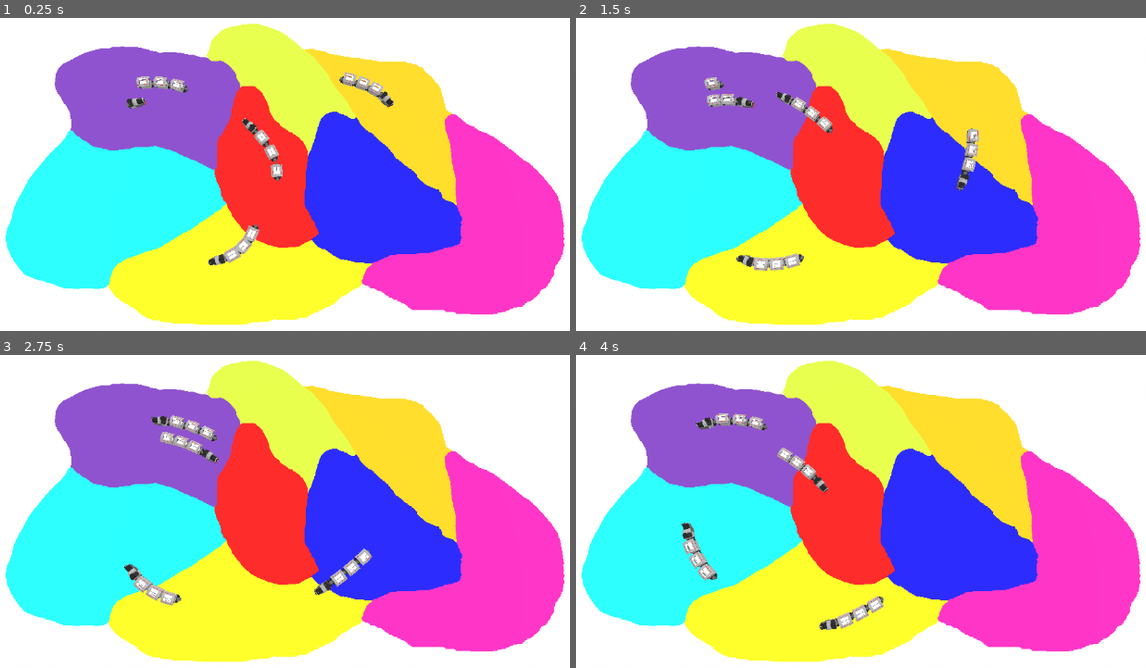
Above: before the commit, frames 1-4 (two rows, left to right).
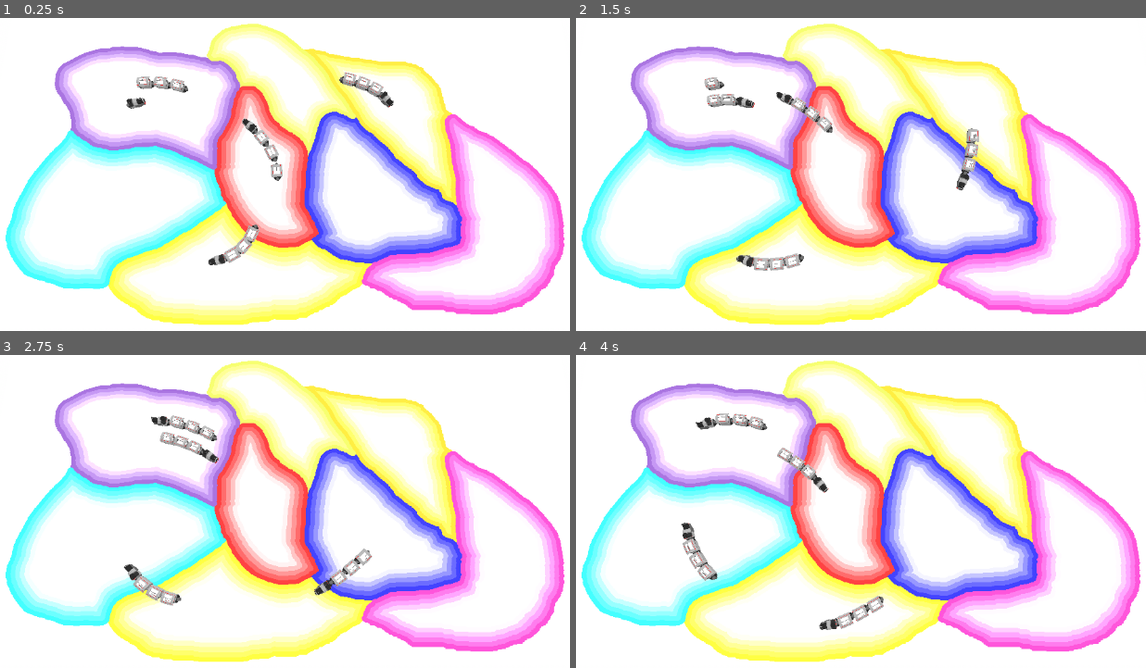
Above: after the commit, the same moments.

Repository: squirrelsoftcompany/LD54
Game: Godot game, scene res://_scenes/main.tscn
Two runs of this game, one before a commit and one after it. Both use one fixed random seed, a clock stepped at 60 frames per second and the inputs below.
Inputs (mouse positions are in pixels of both pictures, inside the frame that each line leads up to):
- Up to frame 1 (0.25 s): no input
- Up to frame 2 (1.5 s): move the mouse to (1026, 152) at 0.52 s; move the mouse to (712, 193) at 1.27 s
- Up to frame 3 (2.75 s): move the mouse to (359, 420) at 2.02 s
- Up to frame 4 (4 s): move the mouse to (826, 592) at 2.77 s; move the mouse to (1083, 574) at 3.52 s

The runs differ from the first frame. In frame 1, 62% of the frame differs, in the area x 1-100%, y 2-97%; in frame 2, 62%; in frame 3, 62%; in frame 4, 62%.

Commit message:
Main scene update with new "Map_Borders"

Diff:
--- a/_scenes/main.tscn
+++ b/_scenes/main.tscn
@@ -2,7 +2,7 @@
 
 [ext_resource type="PackedScene" uid="uid://bo70n755f56k8" path="res://_scenes/nodes/train_followpath.tscn" id="1_4b0xy"]
 [ext_resource type="PackedScene" uid="uid://fmcwxwu4ql6q" path="res://_scenes/nodes/main_camera.tscn" id="1_71qib"]
-[ext_resource type="PackedScene" uid="uid://6jqwm3841tt1" path="res://_scenes/nodes/map_brut.tscn" id="2_thhpo"]
+[ext_resource type="PackedScene" uid="uid://x60lnba3ki7c" path="res://_scenes/nodes/map_borders.tscn" id="3_10svt"]
 [ext_resource type="PackedScene" uid="uid://bjlt2nukdye2a" path="res://_scenes/railways/railway.tscn" id="6_4sskq"]
 
 [sub_resource type="ProceduralSkyMaterial" id="ProceduralSkyMaterial_odkk1"]
@@ -50,11 +50,10 @@
 hotspot = Vector3(0, 0, 10)
 distance = 170.0
 
-[node name="Map" parent="." instance=ExtResource("2_thhpo")]
-transform = Transform3D(380, 0, 0, 0, 1, 0, 0, 0, 200, 0, 0, 0)
+[node name="Map_borders" parent="." instance=ExtResource("3_10svt")]
 
 [node name="railway" parent="." instance=ExtResource("6_4sskq")]
-curve = SubResource("Curve3D_jxp5d")
+curve = SubResource("Curve3D_b3tdu")
 
 [node name="Train" parent="railway" instance=ExtResource("1_4b0xy")]
 transform = Transform3D(0.295419, 0, -0.955368, 0, 1, 0, 0.955368, 0, 0.295419, -100.089, 0, -41.8023)
Not shown: 3 places in _scenes/main.tscn that only renumber resources
